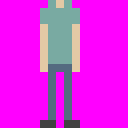
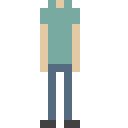
Two versions of the same layered image (w=128, h=128). Layer-by-layer changes:
hid "Capa 1" over 0, 0, 128, 128
